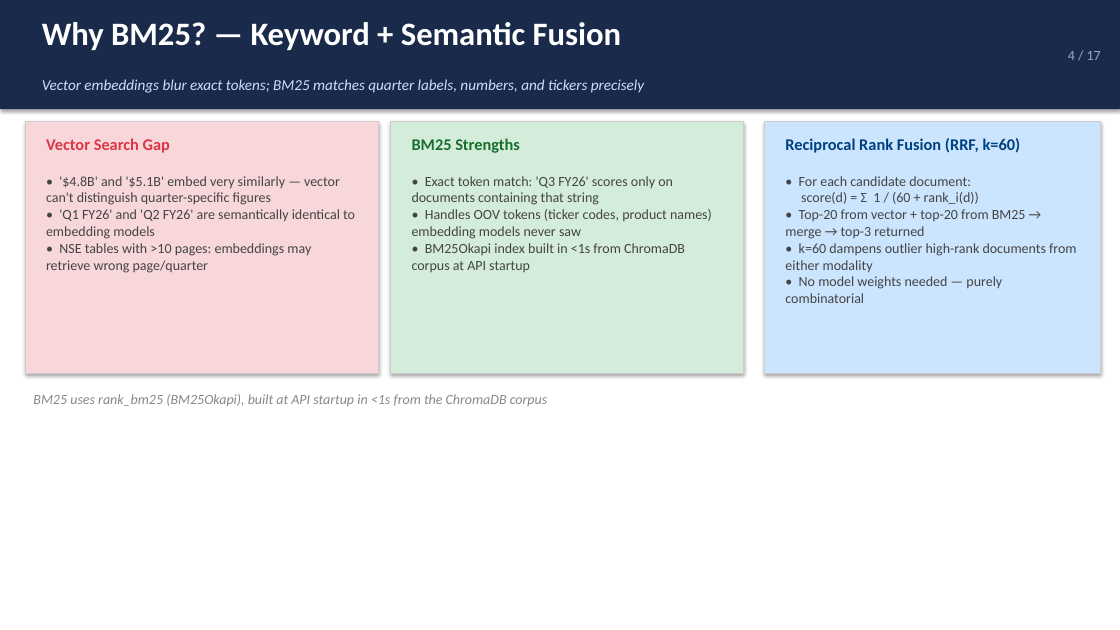
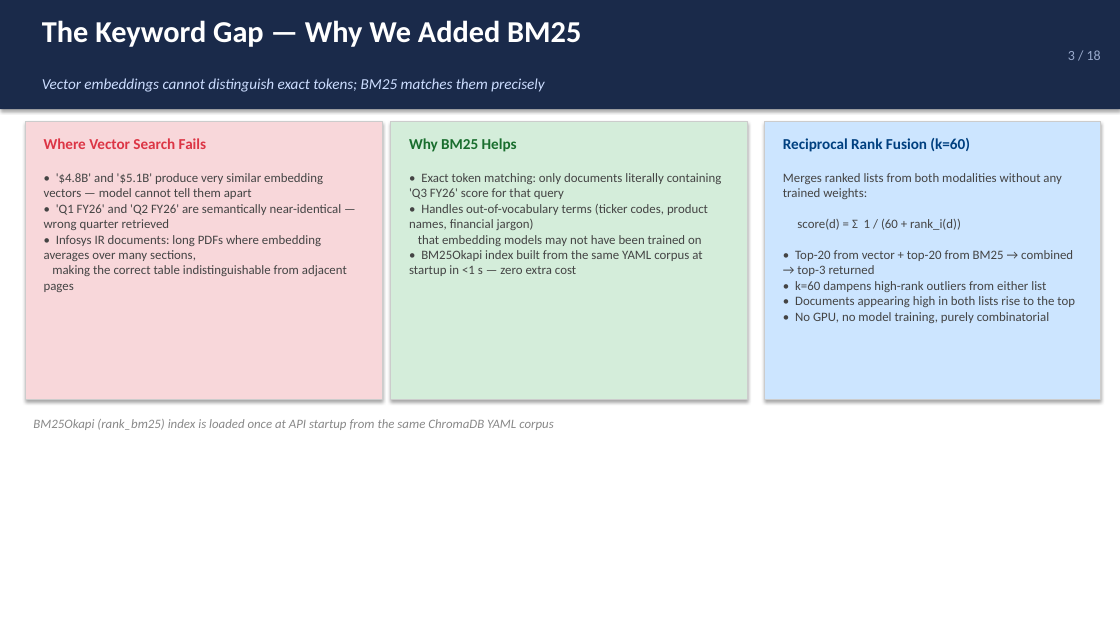
Before and after one commit to nandypi/Group-6-DS-and-AI-Lab-Project, a slide deck: slide 3 of Slides/DSAI_Team_6_Milestone6.pptx (slide 4 before the commit). Drawn at 1120x630 pixels with LibreOffice and Linux fonts; fonts in the diff are those of the drawing. Boxes give left, top, right and bottom in pixels: in the first picture for what was removed or moved away, otherwise in the second. Text is boxed around its words. In the diff, an @@ line names an element or a change of style, - is before the commit and + after.

```diff
--- a/Slides/DSAI_Team_6_Milestone6.pptx
+++ b/Slides/DSAI_Team_6_Milestone6.pptx
@@ text at <box>42,20,581,47</box>: text changed; size 28 to 26 pt @@
-Why BM25? — Keyword + Semantic Fusion
+The Keyword Gap — Why We Added BM25
@@ text at <box>1068,50,1101,60</box>: text changed @@
-4 / 17
+3 / 18
@@ text at <box>42,78,544,92</box>: text changed @@
-Vector embeddings blur exact tokens; BM25 matches quarter labels, numbers, and tickers precisely
+Vector embeddings cannot distinguish exact tokens; BM25 matches them precisely
@@ rectangle: place and size @@
-rectangle at <box>25,122,378,374</box>
+rectangle at <box>25,122,382,399</box>
@@ text at <box>44,138,206,149</box>: text changed; size 14 to 13 pt @@
-Vector Search Gap
+Where Vector Search Fails
@@ rectangle: place and size @@
-rectangle at <box>391,122,744,374</box>
+rectangle at <box>391,122,748,399</box>
@@ text at <box>409,138,517,152</box>: text changed; size 14 to 13 pt @@
-BM25 Strengths
+Why BM25 Helps
@@ rectangle: place and size @@
-rectangle at <box>765,122,1101,374</box>
+rectangle at <box>765,122,1101,399</box>
@@ text at <box>783,138,970,152</box>: text changed; size 14 to 13 pt @@
-Reciprocal Rank Fusion (RRF, k=60)
+Reciprocal Rank Fusion (k=60)
@@ text at <box>44,173,347,292</box>: text changed; size 12 to 11 pt @@
-• '$4.8B' and '$5.1B' embed very similarly — vector can't distinguish quarter-specific figures
-• 'Q1 FY26' and 'Q2 FY26' are semantically identical to embedding models
-• NSE tables with >10 pages: embeddings may retrieve wrong page/quarter
+• '$4.8B' and '$5.1B' produce very similar embedding vectors — model cannot tell them apart
+• 'Q1 FY26' and 'Q2 FY26' are semantically near-identical — wrong quarter retrieved
+• Infosys IR documents: long PDFs where embedding averages over many sections,
+making the correct table indistinguishable from adjacent pages
@@ text at <box>409,173,722,276</box>: text changed; size 12 to 11 pt @@
-• Exact token match: 'Q3 FY26' scores only on documents containing that string
-• Handles OOV tokens (ticker codes, product names) embedding models never saw
-• BM25Okapi index built in <1s from ChromaDB corpus at API startup
+• Exact token matching: only documents literally containing 'Q3 FY26' score for that query
+• Handles out-of-vocabulary terms (ticker codes, product names, financial jargon)
+that embedding models may not have been trained on
+• BM25Okapi index built from the same YAML corpus at startup in <1 s — zero extra cost
@@ text at <box>783,173,1075,323</box>: text changed; size 12 to 11 pt @@
-• For each candidate document:
-score(d) = Σ 1 / (60 + rank_i(d))
-• Top-20 from vector + top-20 from BM25 → merge → top-3 returned
-• k=60 dampens outlier high-rank documents from either modality
-• No model weights needed — purely combinatorial
+Merges ranked lists from both modalities without any trained weights:
+score(d) = Σ 1 / (60 + rank_i(d))
+• Top-20 from vector + top-20 from BM25 → combined → top-3 returned
+• k=60 dampens high-rank outliers from either list
+• Documents appearing high in both lists rise to the top
+• No GPU, no model training, purely combinatorial
@@ text at <box>33,419,553,430</box>: text changed; size 12 to 11 pt @@
-BM25 uses rank_bm25 (BM25Okapi), built at API startup in <1s from the ChromaDB corpus
+BM25Okapi (rank_bm25) index is loaded once at API startup from the same ChromaDB YAML corpus
```
Also in this commit, not shown: 6 other slides changed, 11 slides added, 10 slides removed.
